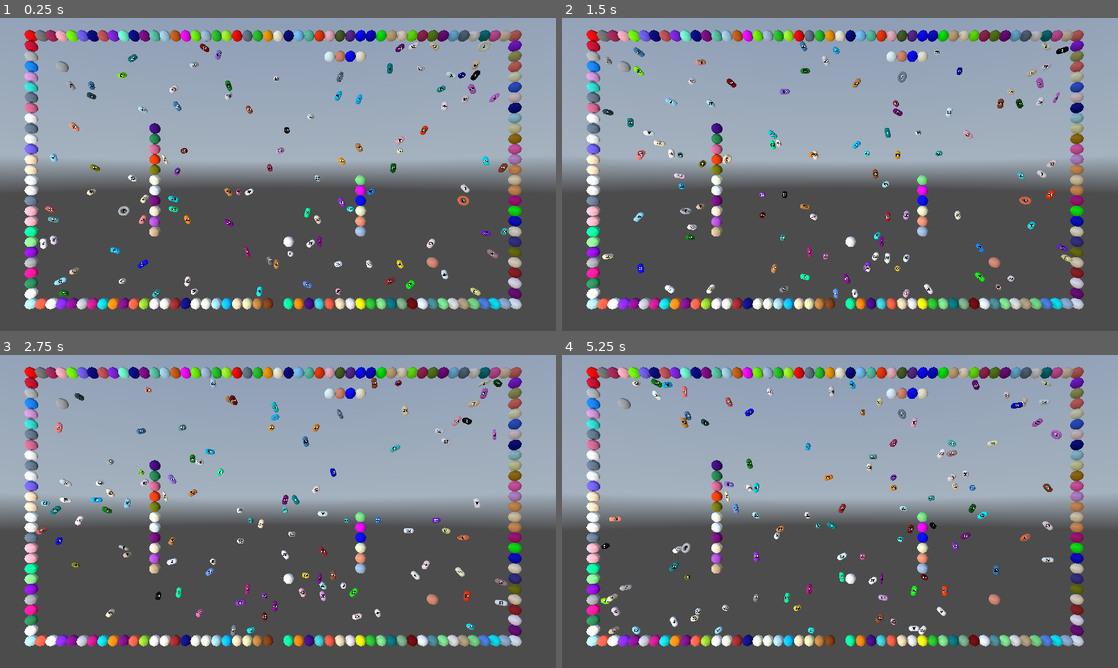
Above: before the commit, frames 1-4 (two rows, left to right).
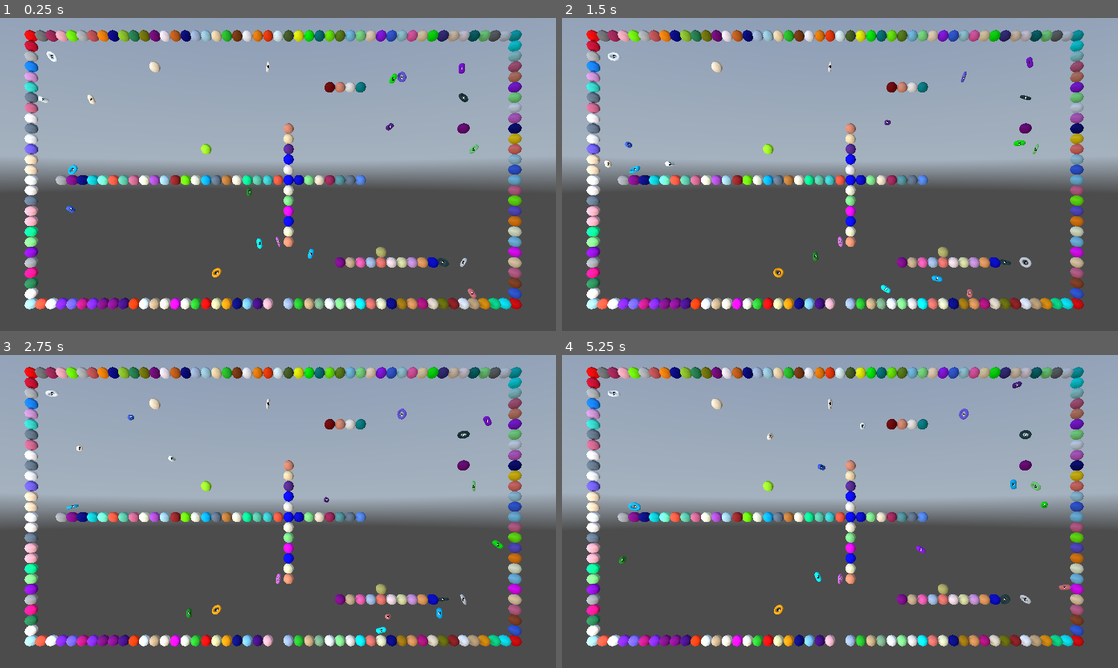
Above: after the commit, the same moments.

Repository: kasworld/gd4snakebyte3d
Game: Godot game, scene res://main.tscn
The game is run twice, just before and just after one commit, with the same random seed, the same clock (stepped at 60 frames per second) and the same inputs. A sky picture missing from this copy of the repository is replaced by a grey-blue gradient.
Inputs (mouse positions are in pixels of both pictures, inside the frame that each line leads up to):
- Up to frame 1 (0.25 s): no input
- Up to frame 2 (1.5 s): tap Enter at 0.5 s; move the mouse to (962, 158) at 0.52 s; click (962, 158) at 0.67 s; move the mouse to (728, 190) at 1.27 s; click (728, 190) at 1.42 s
- Up to frame 3 (2.75 s): move the mouse to (333, 442) at 2.02 s; click (333, 442) at 2.17 s
- Up to frame 4 (5.25 s): move the mouse to (812, 574) at 2.77 s; click (812, 574) at 2.92 s; move the mouse to (1006, 558) at 3.52 s; click (1006, 558) at 3.67 s; move the mouse to (673, 464) at 4.27 s; click (673, 464) at 4.42 s; move the mouse to (867, 511) at 5.02 s; click (867, 511) at 5.17 s

The runs differ from the first frame. In frame 1, 13% of the frame differs, in the area x 6-94%, y 3-94%; in frame 2, 13%; in frame 3, 13%; in frame 4, 13%.

Commit message:
add find_empty_pos

Diff:
--- a/stage.gd
+++ b/stage.gd
@@ -15,21 +15,24 @@
 	field.set_at( Vector2i(Settings.FieldWidth/2, Settings.FieldHeight-1), Things.Start)
 	#field.set_at( Vector2i(Settings.FieldWidth/2, 0), Things.Goal)
 	$Walls.field2wall(field)
-	for i in 100:
-		var pos := rand2dpos()
-		if field.get_at(pos) != null:
-			continue
-		var pl = plum_scene.instantiate().init(field, pos  , Dir8Lib.DiagonalList.pick_random(), i)
-		add_child(pl)
-		plum_list.append(pl)
+	for i in 10:
+		add_plum(i)
+	for i in 10:
+		add_apple(i)
 
-	for i in 10:
-		var pos := rand2dpos()
-		if field.get_at(pos) != null:
-			continue
-		var ap = apple_scene.instantiate().init(field, pos, i)
-		add_child(ap)
-		apple_list.append(ap)
+func add_plum(i:int) -> void:
+	var pos := find_empty_pos(10)
+	assert(pos!=Vector2i(-1,-1), "fail to find empty pos in field")
+	var pl = plum_scene.instantiate().init(field, pos  , Dir8Lib.DiagonalList.pick_random(), i)
+	add_child(pl)
+	plum_list.append(pl)
+
+func add_apple(i:int) -> void:
+	var pos := find_empty_pos(10)
+	assert(pos!=Vector2i(-1,-1), "fail to find empty pos in field")
+	var ap = apple_scene.instantiate().init(field, pos, i)
+	add_child(ap)
+	apple_list.append(ap)
 
 func process_frame() -> void:
 	for p in plum_list:
@@ -43,7 +46,7 @@
 
 func draw_rand_wall(n :int) -> void:
 	for i in n:
-		match randi_range(0,2):
+		match i % 3:
 			0:
 				field.set_at(rand2dpos(), Things.Wall)
 			1:
@@ -63,6 +66,12 @@
 	return randi_range(1,Settings.FieldHeight-2)
 func rand2dpos() -> Vector2i:
 	return Vector2i( rand_x(), rand_y() )
+func find_empty_pos(trycount :int) -> Vector2i:
+	for i in trycount:
+		var pos := rand2dpos()
+		if field.get_at(pos) == null:
+			return pos
+	return Vector2i(-1,-1)
 
 func _on_timer_timeout() -> void:
 	process_frame()
